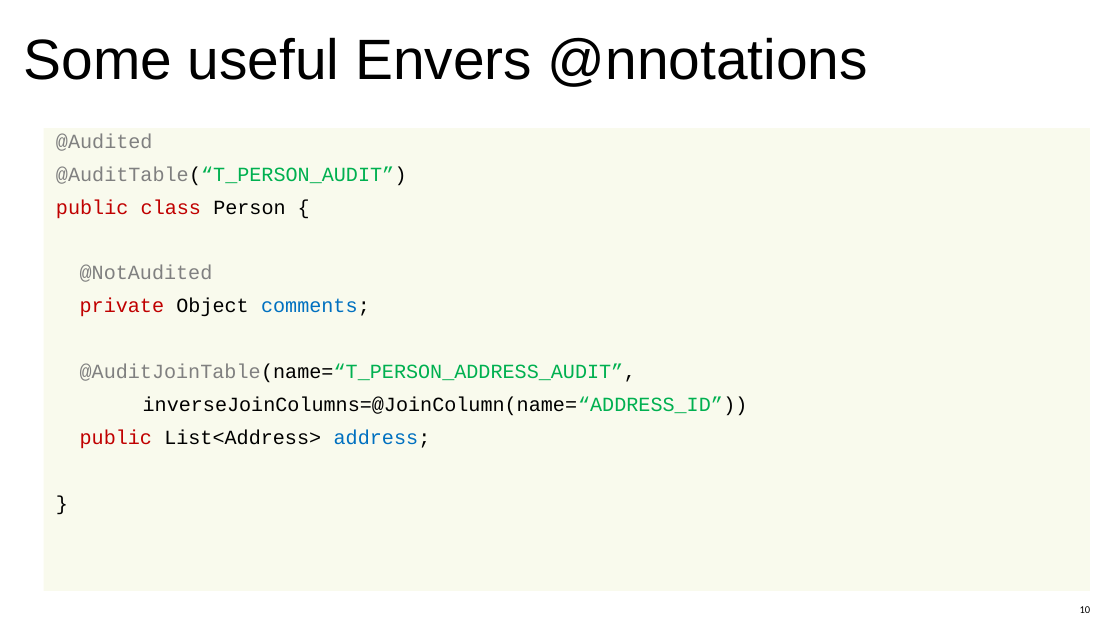
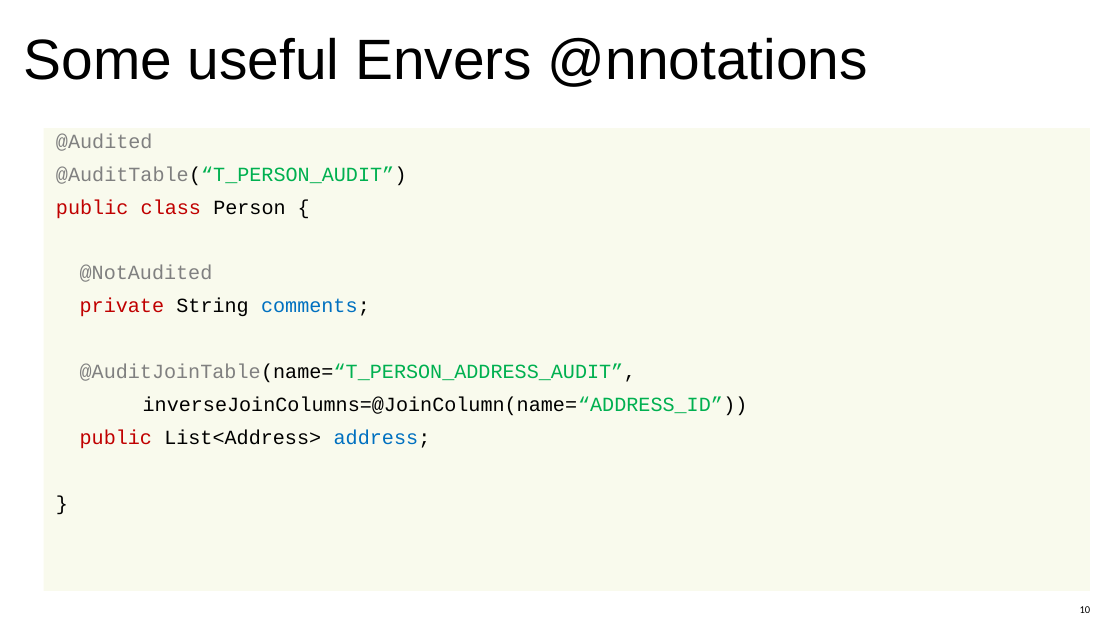
Before and after one commit to linsolas/devoxx-envers, a slide deck: slide 10 of Devoxx 2012 - Hibernate Envers.pptx. Drawn at 1120x630 pixels with LibreOffice and Linux fonts; fonts in the diff are those of the drawing; background and template pictures are left out. Boxes give left, top, right and bottom in pixels: in the first picture for what was removed or moved away, otherwise in the second. Text is boxed around its words. In the diff, an @@ line names an element or a change of style, - is before the commit and + after.

```diff
--- a/Devoxx 2012 - Hibernate Envers.pptx
+++ b/Devoxx 2012 - Hibernate Envers.pptx
@@ text at <box>80,298,370,317</box>: text changed @@
-private Object comments;
+private String comments;
```
Also in this commit, not shown: 5 other slides changed, 1 slide added, 1 slide removed.
